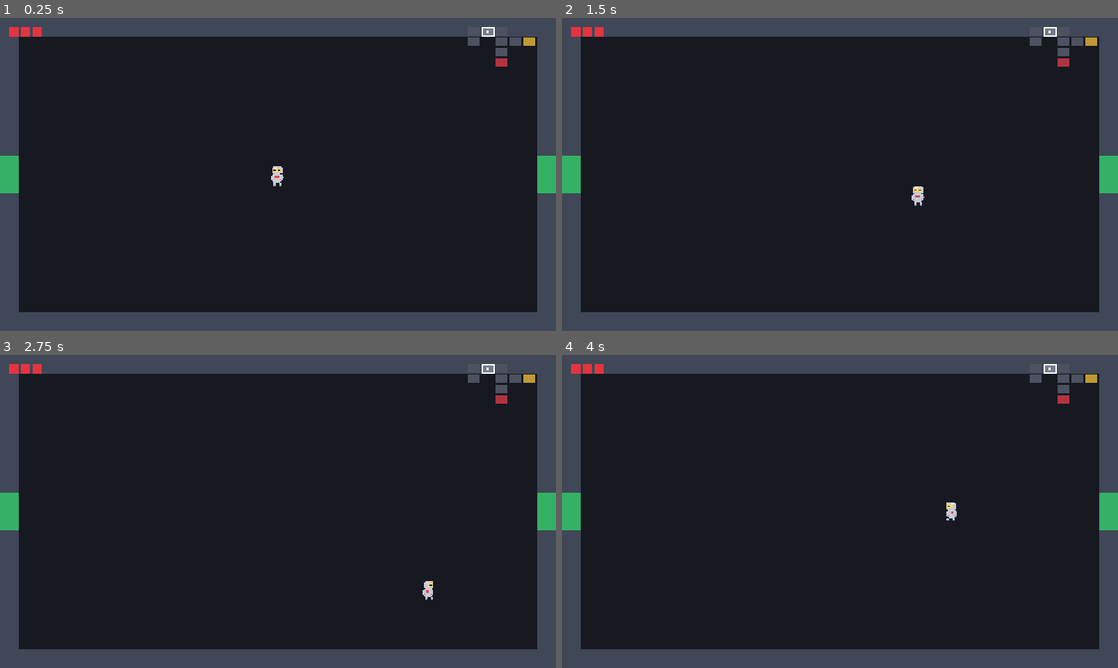
Above: before the commit, frames 1-4 (two rows, left to right).
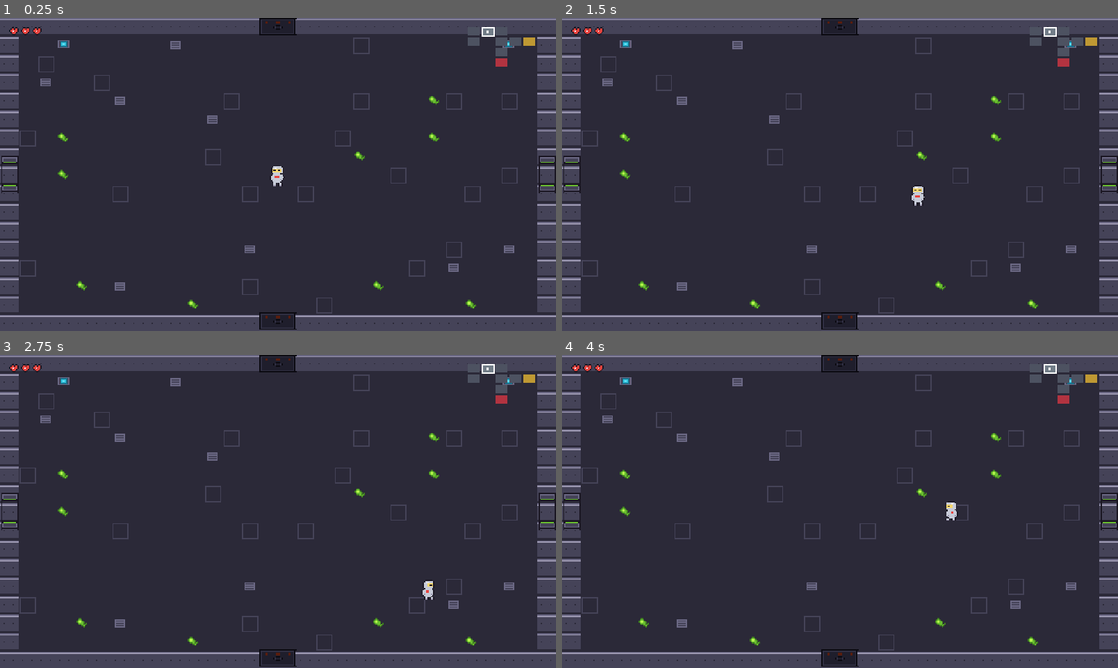
Above: after the commit, the same moments.

Repository: jaredoka/pale-orbit
Game: Godot game, scene res://scenes/main/Main.tscn
Same seed, same stepped clock (60 frames per second), same inputs: the game is played once before the commit and once after it.
Inputs:
- Up to frame 1 (0.25 s): no input
- Up to frame 2 (1.5 s): hold D (move_right) 0.53-1.28 s; hold S (move_down) from 1.28 s (still down)
- Up to frame 3 (2.75 s): release S (move_down) at 2.03 s; hold D (move_right) from 2.03 s (still down)
- Up to frame 4 (4 s): release D (move_right) at 2.78 s; hold W (move_up) 2.78-3.53 s; hold A (move_left) from 3.53 s (still down)

The runs differ from the first frame. In frame 1, 7.3% of the frame differs, in the area x 0-100%, y 0-100%; in frame 2, 7.3%; in frame 3, 7.3%; in frame 4, 7.3%.

Commit message:
T22: station tileset + runtime TilePainter, heart/item icons, door frames, projectile/FX sheets, HUD textures
Co-Authored-By: Claude Fable 5 <noreply@anthropic.com>

Diff:
--- a/resources/items/dense_plating.tres
+++ b/resources/items/dense_plating.tres
@@ -1,9 +1,11 @@
-[gd_resource type="Resource" script_class="ItemDef" load_steps=2 format=3]
+[gd_resource type="Resource" script_class="ItemDef" load_steps=3 format=3]
 
 [ext_resource type="Script" path="res://scripts/item_def.gd" id="1"]
+[ext_resource type="Texture2D" path="res://assets/sprites/items/item_dense_plating.png" id="2"]
 
 [resource]
 script = ExtResource("1")
+icon = ExtResource("2")
 id = &"dense_plating"
 display_name = "Dense Plating"
 description = "Alien hull graft. +1 heart container, -15 speed."
--- a/resources/items/overclocked_coil.tres
+++ b/resources/items/overclocked_coil.tres
@@ -1,9 +1,11 @@
-[gd_resource type="Resource" script_class="ItemDef" load_steps=2 format=3]
+[gd_resource type="Resource" script_class="ItemDef" load_steps=3 format=3]
 
 [ext_resource type="Script" path="res://scripts/item_def.gd" id="1"]
+[ext_resource type="Texture2D" path="res://assets/sprites/items/item_overclocked_coil.png" id="2"]
 
 [resource]
 script = ExtResource("1")
+icon = ExtResource("2")
 id = &"overclocked_coil"
 display_name = "Overclocked Coil"
 description = "Salvaged capacitor bank. Fire rate x1.4."
--- a/resources/items/plasma_focus.tres
+++ b/resources/items/plasma_focus.tres
@@ -1,9 +1,11 @@
-[gd_resource type="Resource" script_class="ItemDef" load_steps=2 format=3]
+[gd_resource type="Resource" script_class="ItemDef" load_steps=3 format=3]
 
 [ext_resource type="Script" path="res://scripts/item_def.gd" id="1"]
+[ext_resource type="Texture2D" path="res://assets/sprites/items/item_plasma_focus.png" id="2"]
 
 [resource]
 script = ExtResource("1")
+icon = ExtResource("2")
 id = &"plasma_focus"
 display_name = "Plasma Focus"
 description = "Refracted containment lens. +2 damage, larger shots."
--- a/scenes/items/ItemPedestal.tscn
+++ b/scenes/items/ItemPedestal.tscn
@@ -1,9 +1,7 @@
 [gd_scene load_steps=4 format=3 uid="uid://cpaleorbitpedes"]
 
 [ext_resource type="Script" path="res://scenes/items/item_pedestal.gd" id="1_ped"]
-
-[sub_resource type="PlaceholderTexture2D" id="tex_ped"]
-size = Vector2(12, 18)
+[ext_resource type="Texture2D" path="res://assets/sprites/items/pedestal.png" id="2_tex"]
 
 [sub_resource type="RectangleShape2D" id="shape_ped"]
 size = Vector2(16, 20)
@@ -12,7 +10,10 @@
 script = ExtResource("1_ped")
 
 [node name="Sprite2D" type="Sprite2D" parent="."]
-texture = SubResource("tex_ped")
+texture = ExtResource("2_tex")
+
+[node name="ItemIcon" type="Sprite2D" parent="."]
+position = Vector2(0, -12)
 
 [node name="TouchArea" type="Area2D" parent="."]
 collision_layer = 32
--- a/scenes/items/Pickup.tscn
+++ b/scenes/items/Pickup.tscn
@@ -10,11 +10,7 @@
 collision_mask = 2
 script = ExtResource("1_pick")
 
-[node name="Visual" type="ColorRect" parent="."]
-offset_left = -4.0
-offset_top = -4.0
-offset_right = 4.0
-offset_bottom = 4.0
+[node name="Visual" type="Sprite2D" parent="."]
 
 [node name="CollisionShape2D" type="CollisionShape2D" parent="."]
 shape = SubResource("shape_pick")
--- a/scenes/items/item_pedestal.gd
+++ b/scenes/items/item_pedestal.gd
@@ -13,6 +13,8 @@
 	touch_area.body_entered.connect(_on_body_entered)
 	if item == null:
 		item = _pick_item()
+	if item.icon != null:
+		$ItemIcon.texture = item.icon
 
 
 ## Deterministic per run seed and room (NFR-4).
@@ -32,5 +34,5 @@
 		return
 	_taken = true
 	GameState.apply_item(item)
-	sprite.visible = false
+	$ItemIcon.visible = false
 	touch_area.set_deferred("monitoring", false)
--- a/scenes/items/pickup.gd
+++ b/scenes/items/pickup.gd
@@ -4,12 +4,13 @@
 
 @export var heal_amount: float = 0.5
 
-@onready var visual: ColorRect = $Visual
+@onready var visual: Sprite2D = $Visual
 
 
 func _ready() -> void:
 	body_entered.connect(_on_body_entered)
-	visual.color = Color(0.9, 0.25, 0.3) if heal_amount >= 1.0 else Color(0.95, 0.5, 0.55)
+	visual.texture = load("res://assets/ui/heart_full.png" if heal_amount >= 1.0
+			else "res://assets/ui/heart_half.png")
 
 
 func _on_body_entered(body: Node2D) -> void:
--- a/scenes/player/Projectile.tscn
+++ b/scenes/player/Projectile.tscn
@@ -1,9 +1,6 @@
-[gd_scene load_steps=4 format=3 uid="uid://cpaleorbitproj1"]
+[gd_scene load_steps=3 format=3 uid="uid://cpaleorbitproj1"]
 
 [ext_resource type="Script" path="res://scenes/player/projectile.gd" id="1_proj"]
-
-[sub_resource type="PlaceholderTexture2D" id="tex_proj"]
-size = Vector2(4, 4)
 
 [sub_resource type="CircleShape2D" id="shape_proj"]
 radius = 2.0
@@ -13,8 +10,7 @@
 monitorable = false
 script = ExtResource("1_proj")
 
-[node name="Sprite2D" type="Sprite2D" parent="."]
-texture = SubResource("tex_proj")
+[node name="Anim" type="AnimatedSprite2D" parent="."]
 
 [node name="CollisionShape2D" type="CollisionShape2D" parent="."]
 shape = SubResource("shape_proj")
--- a/scenes/player/projectile.gd
+++ b/scenes/player/projectile.gd
@@ -17,8 +17,18 @@
 
 var _traveled: float = 0.0
 
+static var _shared_frames: SpriteFrames = null
+
+@onready var anim: AnimatedSprite2D = $Anim
+
 
 func _ready() -> void:
+	if _shared_frames == null:
+		_shared_frames = SpriteSheets.build({
+			&"plasma": {path = "res://assets/sprites/fx/plasma_bolt_2.png", frames = 2, fps = 8.0},
+			&"acid": {path = "res://assets/sprites/fx/acid_glob_2.png", frames = 2, fps = 8.0},
+		})
+	anim.sprite_frames = _shared_frames
 	body_entered.connect(_on_body_entered)
 	area_entered.connect(_on_area_entered)
 	deactivate()
@@ -32,6 +42,7 @@
 	max_range = config.range
 	faction = config.faction
 	scale = Vector2.ONE * float(config.get("scale", 1.0))
+	anim.play(&"plasma" if faction == &"player" else &"acid")
 	if faction == &"player":
 		collision_layer = LAYER_PLAYER_SHOTS
 		collision_mask = MASK_WALLS | MASK_ENEMIES
--- a/scenes/rooms/Door.tscn
+++ b/scenes/rooms/Door.tscn
@@ -23,9 +23,4 @@
 [node name="CollisionShape2D" type="CollisionShape2D" parent="Blocker"]
 shape = SubResource("shape_block")
 
-[node name="Visual" type="ColorRect" parent="."]
-offset_left = -16.0
-offset_top = -8.0
-offset_right = 16.0
-offset_bottom = 8.0
-color = Color(0.6, 0.2, 0.15, 1)
+[node name="Visual" type="Sprite2D" parent="."]
--- a/scenes/rooms/Room.tscn
+++ b/scenes/rooms/Room.tscn
@@ -11,11 +11,6 @@
 
 [node name="Room" type="Node2D"]
 script = ExtResource("1_room")
-
-[node name="Floor" type="ColorRect" parent="."]
-offset_right = 480.0
-offset_bottom = 270.0
-color = Color(0.09, 0.1, 0.13, 1)
 
 [node name="Walls" type="StaticBody2D" parent="."]
 collision_layer = 1
@@ -53,28 +48,6 @@
 position = Vector2(472, 210.5)
 shape = SubResource("wall_v_seg")
 
-[node name="WallVisualTop" type="ColorRect" parent="."]
-offset_right = 480.0
-offset_bottom = 16.0
-color = Color(0.25, 0.28, 0.34, 1)
-
-[node name="WallVisualBottom" type="ColorRect" parent="."]
-offset_top = 254.0
-offset_right = 480.0
-offset_bottom = 270.0
-color = Color(0.25, 0.28, 0.34, 1)
-
-[node name="WallVisualLeft" type="ColorRect" parent="."]
-offset_right = 16.0
-offset_bottom = 270.0
-color = Color(0.25, 0.28, 0.34, 1)
-
-[node name="WallVisualRight" type="ColorRect" parent="."]
-offset_left = 464.0
-offset_right = 480.0
-offset_bottom = 270.0
-color = Color(0.25, 0.28, 0.34, 1)
-
 [node name="Doors" type="Node2D" parent="."]
 
 [node name="DoorN" parent="Doors" instance=ExtResource("2_door")]
--- a/scenes/rooms/door.gd
+++ b/scenes/rooms/door.gd
@@ -3,8 +3,8 @@
 
 signal player_entered(direction: Vector2i)
 
-const COLOR_LOCKED := Color(0.6, 0.2, 0.15)
-const COLOR_OPEN := Color(0.2, 0.7, 0.4)
+const TEX_CLOSED := preload("res://assets/tiles/door_closed.png")
+const TEX_OPEN := preload("res://assets/tiles/door_open.png")
 
 @export var direction: Vector2i = Vector2i.UP
 
@@ -12,7 +12,7 @@
 var disabled: bool = false  # no neighbor room behind this wall — permanently sealed
 
 @onready var blocker_shape: CollisionShape2D = $Blocker/CollisionShape2D
-@onready var visual: ColorRect = $Visual
+@onready var visual: Sprite2D = $Visual
 
 
 func _ready() -> void:
@@ -36,12 +36,12 @@
 	disabled = true
 	locked = true
 	_apply_state()
-	visual.color = Color(0.25, 0.28, 0.34)  # blend into the wall
+	visual.modulate = Color(0.45, 0.45, 0.5)  # sealed: darkened into the wall
 
 
 func _apply_state() -> void:
 	blocker_shape.set_deferred("disabled", not locked)
-	visual.color = COLOR_LOCKED if locked else COLOR_OPEN
+	visual.texture = TEX_CLOSED if locked else TEX_OPEN
 
 
 func _on_body_entered(body: Node2D) -> void:
--- a/scenes/rooms/room.gd
+++ b/scenes/rooms/room.gd
@@ -52,10 +52,10 @@
 const PICKUP_SCENE := preload("res://scenes/items/Pickup.tscn")
 const HEART_DROP_CHANCE := 0.15
 
-## Placeholder floor tints for special rooms until the M4 tileset (T22).
+## Modulate tints distinguishing special rooms (applied to the tile layer).
 const FLOOR_TINTS := {
-	FloorGenerator.RoomType.TREASURE: Color(0.16, 0.14, 0.05),
-	FloorGenerator.RoomType.BOSS: Color(0.16, 0.06, 0.07),
+	FloorGenerator.RoomType.TREASURE: Color(1.1, 1.0, 0.65),
+	FloorGenerator.RoomType.BOSS: Color(1.15, 0.7, 0.7),
 }
 
 @onready var doors: Array[Node] = $Doors.get_children()
@@ -72,8 +72,11 @@
 			door.disable()
 		else:
 			door.player_entered.connect(func(dir: Vector2i) -> void: door_entered.emit(dir))
+	var tiles := TilePainter.paint(hash([GameState.rng_seed, coord, "tiles"]))
 	if data != null and FLOOR_TINTS.has(data.type):
-		$Floor.color = FLOOR_TINTS[data.type]
+		tiles.modulate = FLOOR_TINTS[data.type]
+	add_child(tiles)
+	move_child(tiles, 0)
 	if data != null and data.type == FloorGenerator.RoomType.TREASURE:
 		var pedestal := PEDESTAL_SCENE.instantiate()
 		pedestal.position = Vector2(240, 135)
--- /dev/null
+++ b/scenes/rooms/tile_painter.gd
@@ -0,0 +1,44 @@
+class_name TilePainter
+extends RefCounted
+## Builds the room's visual TileMapLayer from station_tileset.png (T22).
+## Collision stays on the Room's StaticBody2D walls; tiles are visual only.
+
+const ATLAS := "res://assets/tiles/station_tileset.png"
+const TILE := 16
+# atlas columns: 0 floor plain, 1 floor plate, 2 wall, 3 vent, 4 console, 5 biomass
+const COLS_W := 30
+const COLS_H := 17
+
+
+static func paint(room_seed: int) -> TileMapLayer:
+	var ts := TileSet.new()
+	ts.tile_size = Vector2i(TILE, TILE)
+	var src := TileSetAtlasSource.new()
+	src.texture = load(ATLAS)
+	src.texture_region_size = Vector2i(TILE, TILE)
+	for i in 6:
+		src.create_tile(Vector2i(i, 0))
+	ts.add_source(src, 0)
+
+	var layer := TileMapLayer.new()
+	layer.tile_set = ts
+	layer.z_index = -10
+	var rng := RandomNumberGenerator.new()
+	rng.seed = room_seed
+	for y in COLS_H:
+		for x in COLS_W:
+			var col := 0
+			if x == 0 or y == 0 or x == COLS_W - 1 or y == COLS_H - 1:
+				col = 2  # wall
+			else:
+				var roll := rng.randf()
+				if roll < 0.06:
+					col = 1  # plate variant
+				elif roll < 0.09:
+					col = 3  # vent
+				elif roll < 0.11:
+					col = 5  # biomass
+				elif roll < 0.115 and y == 1:
+					col = 4  # console on the top wall row
+			layer.set_cell(Vector2i(x, y), 0, Vector2i(col, 0))
+	return layer
--- a/scenes/ui/hud.gd
+++ b/scenes/ui/hud.gd
@@ -4,14 +4,10 @@
 
 const HEART_SIZE := 8.0
 const HEART_GAP := 2.0
-const COLOR_FULL := Color(0.9, 0.2, 0.25)
-const COLOR_EMPTY := Color(0.25, 0.25, 0.3)
 
-const ITEM_COLORS := {
-	&"overclocked_coil": Color(0.3, 0.9, 1.0),   # plasma cyan
-	&"dense_plating": Color(1.0, 0.6, 0.2),      # warning orange
-	&"plasma_focus": Color(0.5, 1.0, 0.3),       # acid green
-}
+const TEX_HEART_FULL := preload("res://assets/ui/heart_full.png")
+const TEX_HEART_HALF := preload("res://assets/ui/heart_half.png")
+const TEX_HEART_EMPTY := preload("res://assets/ui/heart_empty.png")
 
 var _current: float = 0.0
 var _max: float = 0.0
@@ -51,17 +47,20 @@
 
 func _draw() -> void:
 	for i in int(ceilf(_max)):
-		var x := i * (HEART_SIZE + HEART_GAP)
-		draw_rect(Rect2(x, 0, HEART_SIZE, HEART_SIZE), COLOR_EMPTY)
+		var pos := Vector2(i * (HEART_SIZE + HEART_GAP), 0)
 		var fill := clampf(_current - i, 0.0, 1.0)
+		var tex := TEX_HEART_EMPTY
 		if fill >= 1.0:
-			draw_rect(Rect2(x, 0, HEART_SIZE, HEART_SIZE), COLOR_FULL)
+			tex = TEX_HEART_FULL
 		elif fill >= 0.5:
-			draw_rect(Rect2(x, 0, HEART_SIZE / 2.0, HEART_SIZE), COLOR_FULL)
-	# item icons row under the hearts (placeholder squares until M4 icons)
+			tex = TEX_HEART_HALF
+		draw_texture(tex, pos)
+	# item icons row under the hearts
 	for j in _items.size():
-		var color: Color = ITEM_COLORS.get(_items[j].id, Color.WHITE)
-		draw_rect(Rect2(j * (HEART_SIZE + HEART_GAP), HEART_SIZE + 4, HEART_SIZE, HEART_SIZE), color)
+		var icon: Texture2D = _items[j].icon
+		var pos := Vector2(j * 14.0, HEART_SIZE + 4)
+		if icon != null:
+			draw_texture(icon, pos)
 	_draw_minimap()
 
 
Binary file added: assets/sprites/fx/acid_glob_2.png
Binary file added: assets/sprites/fx/impact_4.png
Binary file added: assets/sprites/fx/muzzle_flash_3.png
Binary file added: assets/sprites/fx/plasma_bolt_2.png
Binary file added: assets/sprites/fx/poof_5.png
Binary file added: assets/sprites/items/item_dense_plating.png
Binary file added: assets/sprites/items/item_overclocked_coil.png
Binary file added: assets/sprites/items/item_plasma_focus.png
Binary file added: assets/sprites/items/pedestal.png
Binary file added: assets/tiles/door_closed.png
Binary file added: assets/tiles/door_open.png
Binary file added: assets/tiles/station_tileset.png
(and 6 more such lines)
